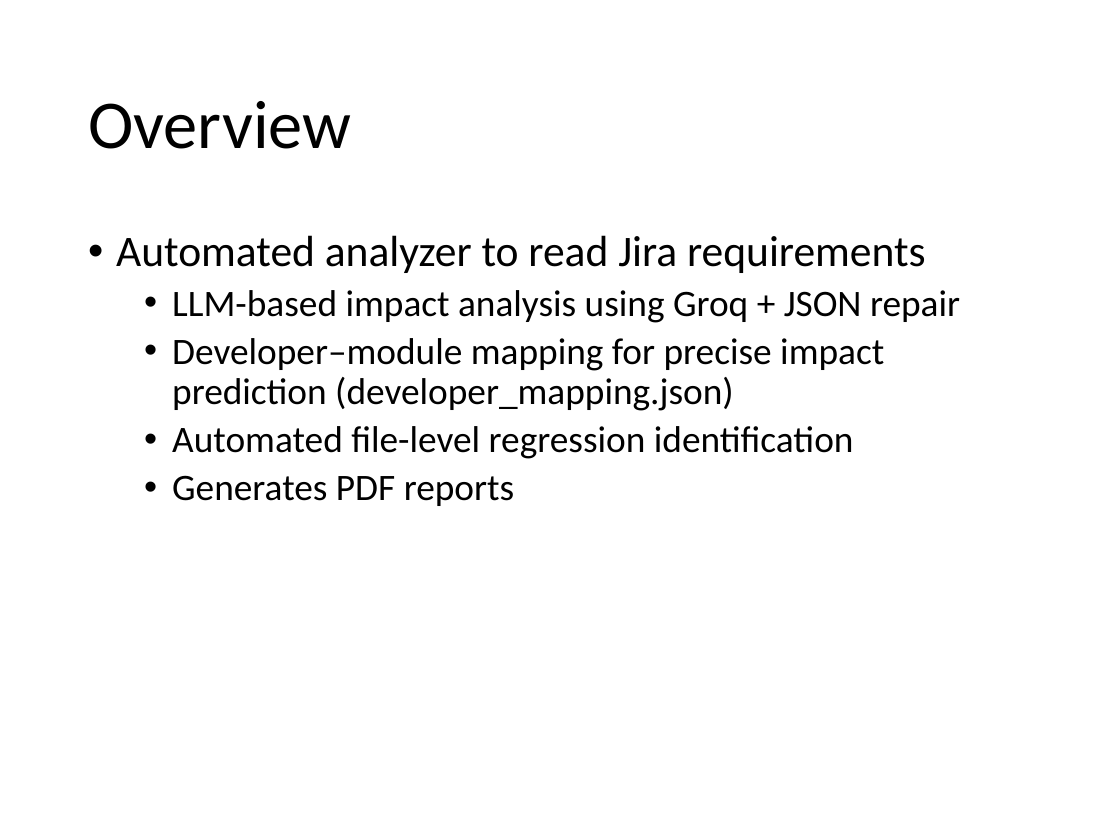
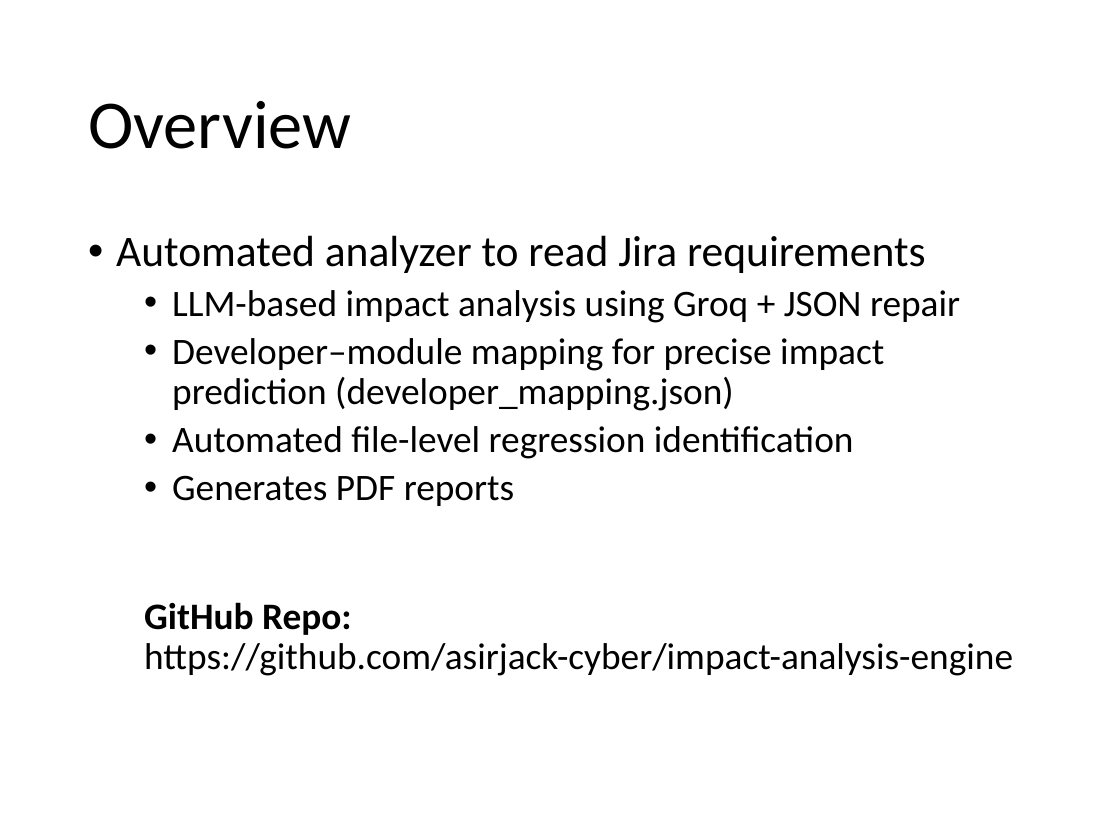
Before and after one commit to asirjack-cyber/impact-analysis-engine, a slide deck: slide 3 of ImpactAnalyzer.pptx. Drawn at 1120x840 pixels with LibreOffice and Linux fonts; fonts in the diff are those of the drawing. Boxes give left, top, right and bottom in pixels: in the first picture for what was removed or moved away, otherwise in the second. Text is boxed around its words. In the diff, an @@ line names an element or a change of style, - is before the commit and + after.

Commit message:
updated ppt

```diff
--- a/ImpactAnalyzer.pptx
+++ b/ImpactAnalyzer.pptx
@@ text at bbox=[144, 602, 1013, 676]: paragraph added @@
+  GitHub Repo:
+  https://github.com/asirjack-cyber/impact-analysis-engine
```
